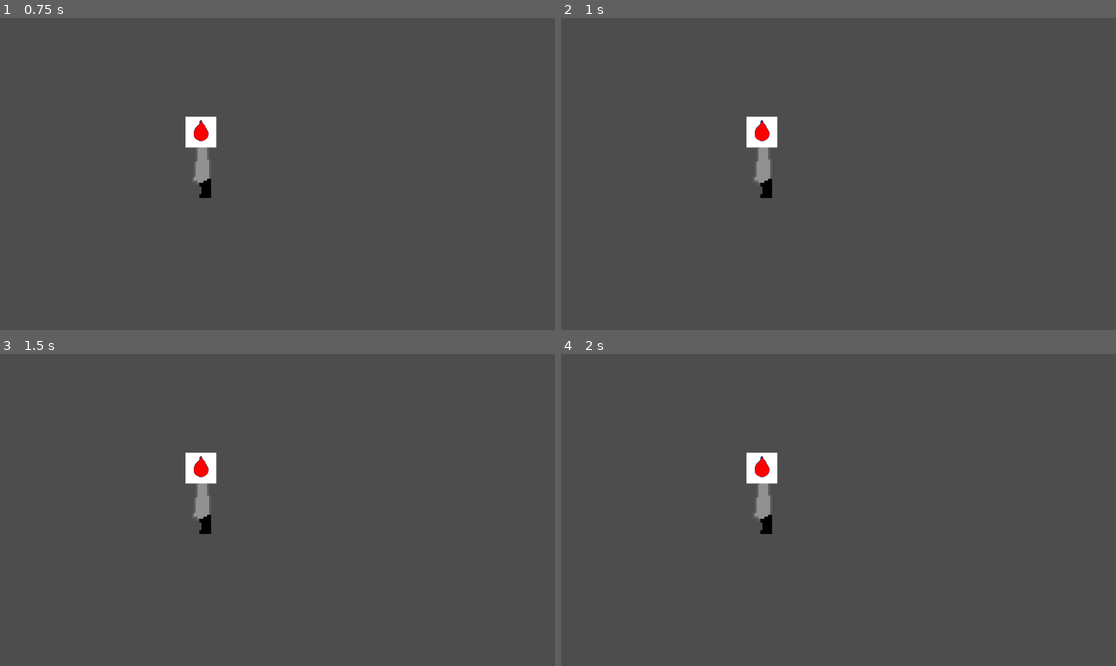
Above: before the commit, frames 1-4 (two rows, left to right).
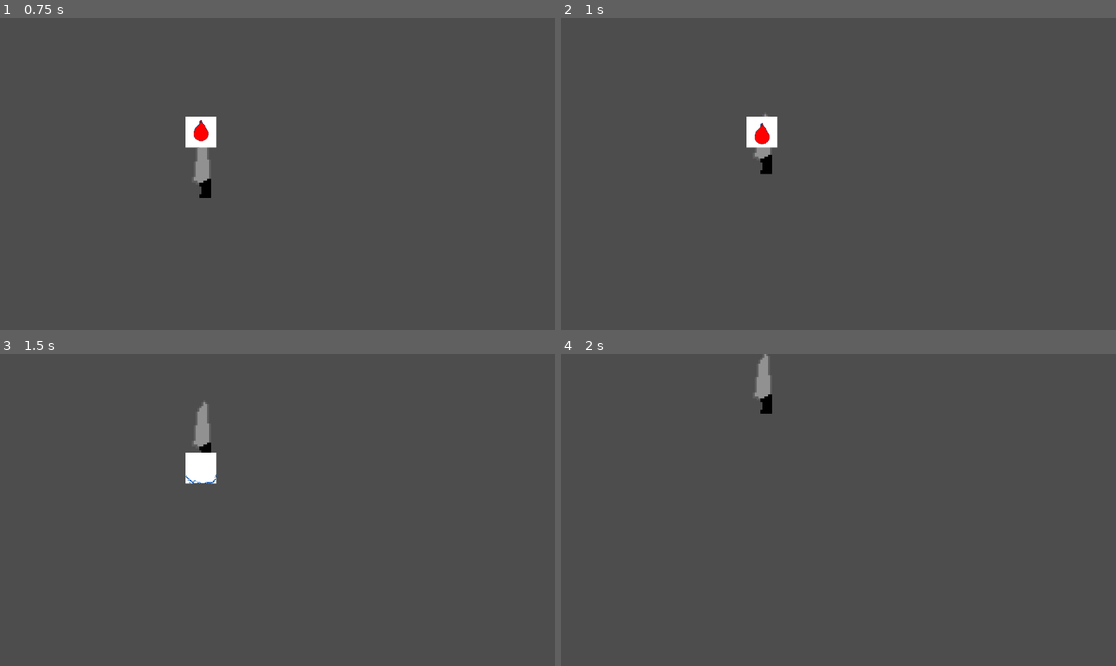
Above: after the commit, the same moments.

Repository: strawberry-p/trashian-roulette
Game: Godot game, scene res://main_scene.tscn
The game is run twice, just before and just after one commit, with the same random seed, the same clock (stepped at 60 frames per second) and the same inputs.
Inputs:
- Up to frame 1 (0.75 s): no input
- Up to frame 2 (1 s): no input
- Up to frame 3 (1.5 s): no input
- Up to frame 4 (2 s): no input

Frame 1 is identical in both runs. In frame 2, 0.4% of the frame differs, in the area x 34-39%, y 30-58%; in frame 3, 0.8%; in frame 4, 1.3%, in the area x 33-40%, y 0-58%.

Commit message:
explode!!!!!!

Diff:
--- a/main_scene.tscn
+++ b/main_scene.tscn
@@ -27,21 +27,6 @@
 
 [sub_resource type="CircleShape2D" id="CircleShape2D_opjno"]
 
-[sub_resource type="Animation" id="Animation_vimvf"]
-resource_name = "explode"
-tracks/0/type = "value"
-tracks/0/imported = false
-tracks/0/enabled = true
-tracks/0/path = NodePath("Balloon/CollisionShape2D:disabled")
-tracks/0/interp = 1
-tracks/0/loop_wrap = true
-tracks/0/keys = {
-"times": PackedFloat32Array(0),
-"transitions": PackedFloat32Array(1),
-"update": 1,
-"values": [true]
-}
-
 [sub_resource type="Animation" id="Animation_ghshe"]
 length = 0.001
 tracks/0/type = "value"
@@ -55,6 +40,36 @@
 "transitions": PackedFloat32Array(1),
 "update": 1,
 "values": [false]
+}
+
+[sub_resource type="Animation" id="Animation_vimvf"]
+resource_name = "explode"
+length = 0.85
+tracks/0/type = "value"
+tracks/0/imported = false
+tracks/0/enabled = true
+tracks/0/path = NodePath("Balloon/CollisionShape2D:disabled")
+tracks/0/interp = 1
+tracks/0/loop_wrap = true
+tracks/0/keys = {
+"times": PackedFloat32Array(0),
+"transitions": PackedFloat32Array(1),
+"update": 1,
+"values": [true]
+}
+tracks/1/type = "method"
+tracks/1/imported = false
+tracks/1/enabled = true
+tracks/1/path = NodePath("Balloon")
+tracks/1/interp = 1
+tracks/1/loop_wrap = true
+tracks/1/keys = {
+"times": PackedFloat32Array(0.85),
+"transitions": PackedFloat32Array(1),
+"values": [{
+"args": [],
+"method": &"queue_free"
+}]
 }
 
 [sub_resource type="AnimationLibrary" id="AnimationLibrary_fv2he"]
--- a/scripts/knife.gd
+++ b/scripts/knife.gd
@@ -13,4 +13,4 @@
 	if collision:
 		var collider = collision.get_collider()
 		if collider.has_method("is_in_group") && collider.is_in_group("balloon"):
-			print("WAOW !!!")
+			collider.start_explode()
Not shown: 1 places in main_scene.tscn that only renumber resources
Not shown, changed: .gitignore
